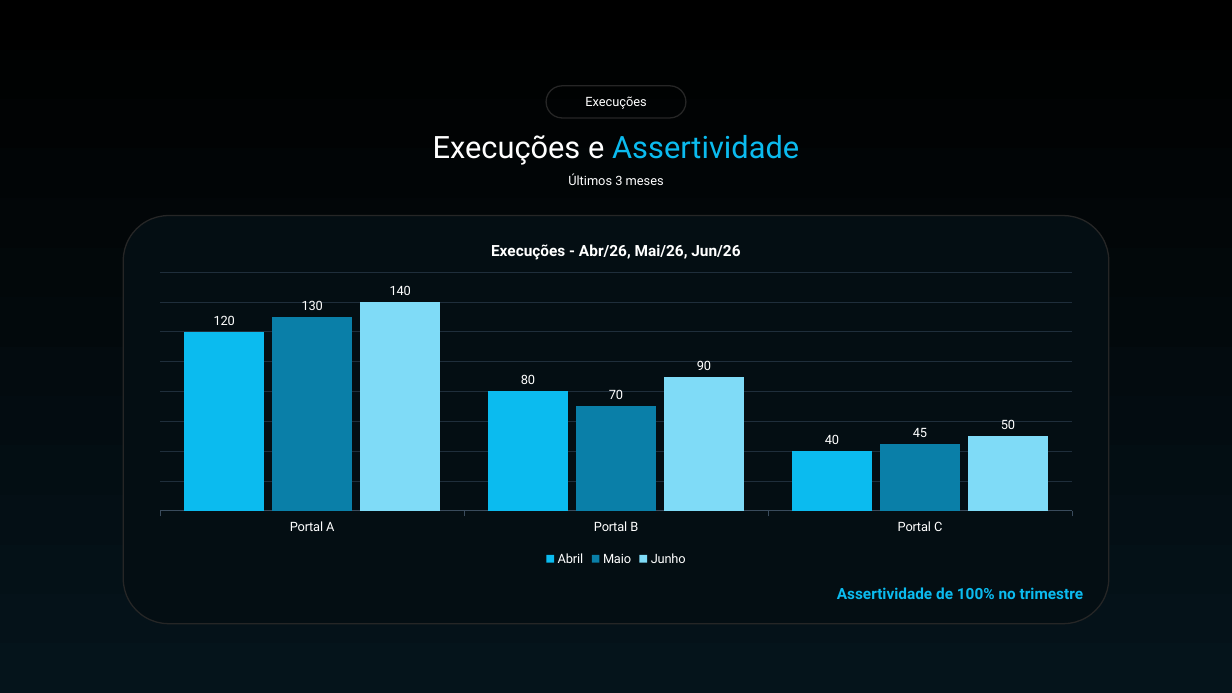
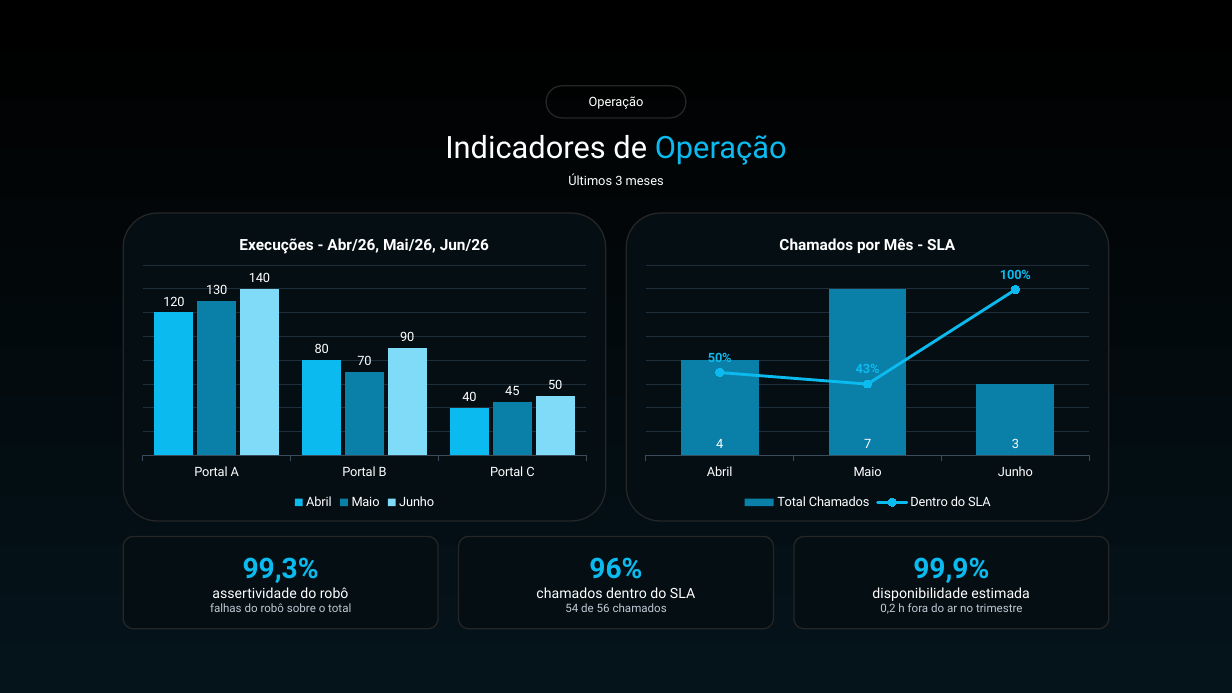
Before and after one commit to lluisaps/geracao-pptx, a slide deck: slide 3 of template.pptx (slide 4 before the commit). Drawn at 1232x693 pixels with LibreOffice and Linux fonts; fonts in the diff are those of the drawing. Boxes give left, top, right and bottom in pixels: in the first picture for what was removed or moved away, otherwise in the second. Text is boxed around its words. In the diff, an @@ line names an element or a change of style, - is before the commit and + after.

```diff
--- a/template.pptx
+++ b/template.pptx
@@ text in rounded rectangle at bbox=[589, 96, 644, 109]: text changed @@
-Execuções
+Operação
@@ text at bbox=[445, 135, 787, 165]: text changed; text colour #0BBBEF to #FFFFFF @@
-Execuções e Assertividade
+Indicadores de Operação
@@ rounded rectangle: place and size @@
-rounded rectangle at bbox=[123, 215, 1109, 624]
+rounded rectangle at bbox=[123, 213, 605, 521]
@@ column chart: place and size @@
-column chart at bbox=[141, 226, 1092, 569]
+column chart at bbox=[133, 221, 595, 514]
@@ rounded rectangle added at bbox=[627, 213, 1109, 521], fill #040E13, outline #262626 1 pt @@
@@ column chart added at bbox=[637, 221, 1099, 514] @@
+title "Chamados por Mês - SLA"
+categories: Abril, Maio, Junho
+Total Chamados: 4, 7, 3
+Dentro do SLA: 0.5, 0.43, 1
@@ rounded rectangle added at bbox=[123, 537, 438, 629], fill #040E13, outline #262626 1 pt @@
@@ rounded rectangle added at bbox=[458, 537, 774, 629], fill #040E13, outline #262626 1 pt @@
@@ rounded rectangle added at bbox=[794, 537, 1109, 629], fill #040E13, outline #262626 1 pt @@
@@ text added at bbox=[210, 557, 351, 612], 9 pt, text #BFC9D3 @@
+99,3%
+assertividade do robô
+falhas do robô sobre o total
@@ text added at bbox=[536, 557, 695, 612], 11 pt, text #FFFFFF @@
+96%
+chamados dentro do SLA
+54 de 56 chamados
@@ text added at bbox=[872, 557, 1030, 614], 11 pt, text #FFFFFF @@
+99,9%
+disponibilidade estimada
+0,2 h fora do ar no trimestre
@@ text removed at bbox=[837, 587, 1083, 599] @@
-Assertividade de 100% no trimestre
```
Also in this commit, not shown: 2 other slides changed, 1 slide added, 3 slides removed, 7 other files.
